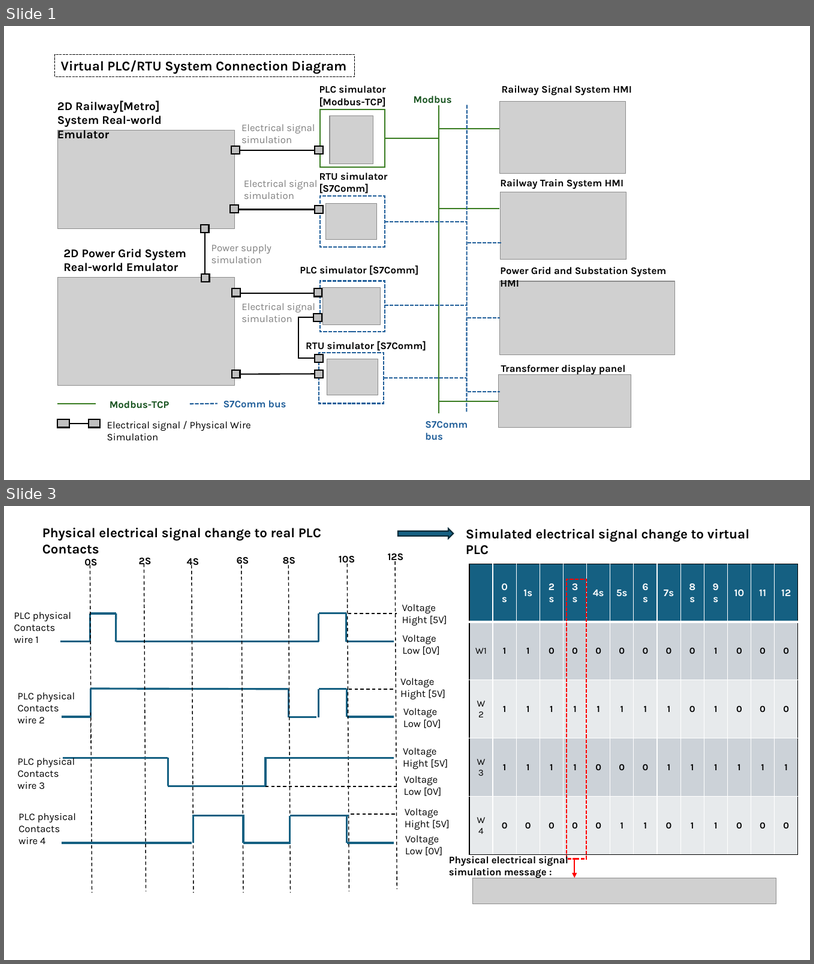
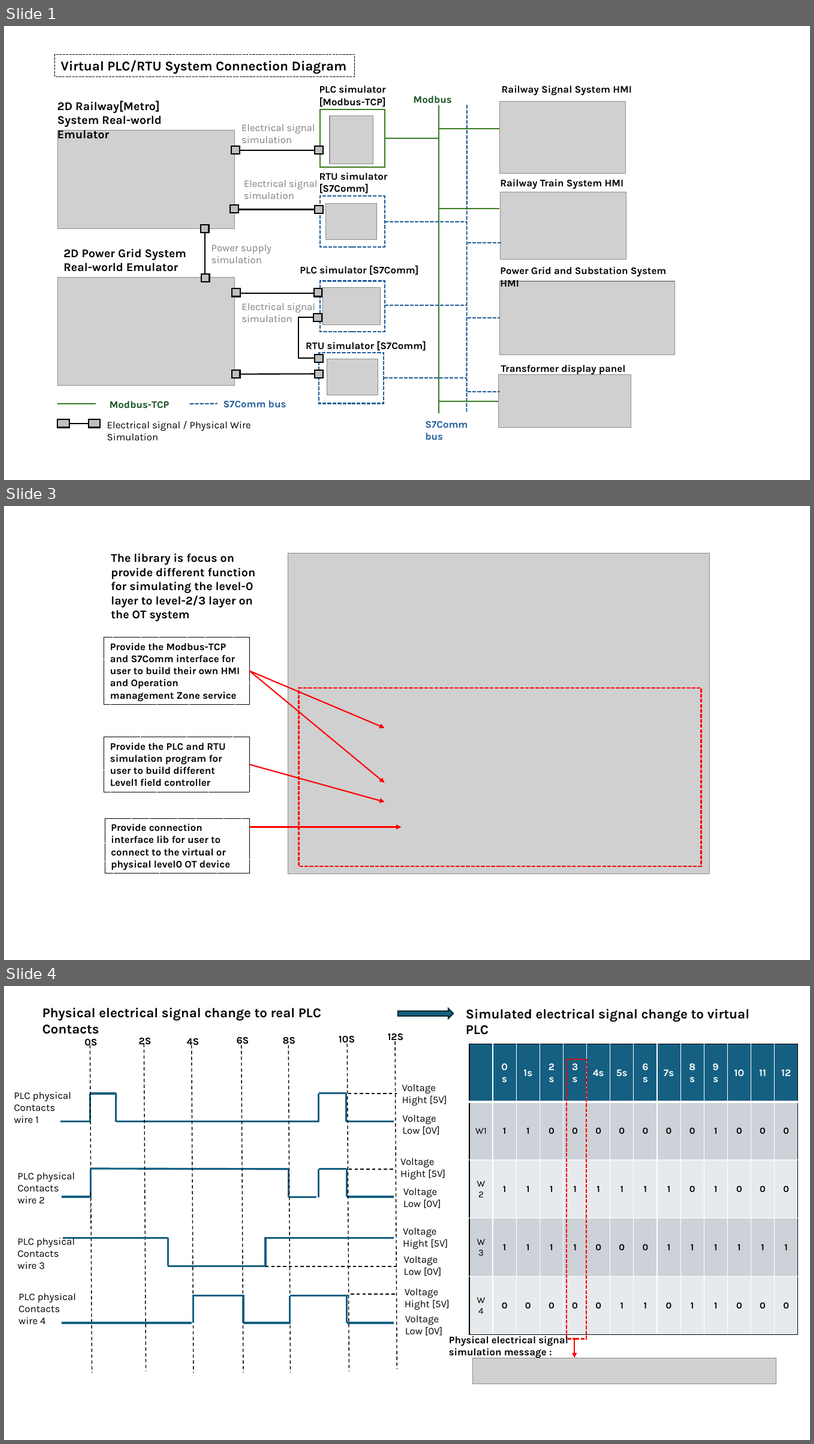
Before and after one commit to LiuYuancheng/PLC_and_RTU_Simulator, a slide deck: doc/designDoc.pptx. Shown one above the other, each under a label of ours: slides 1 and 3 before the commit, slides 1, 3 and 4 after it; the slides between them are not shown. The pictures are 814x964 and 814x1444 pixels, drawn with LibreOffice and Linux fonts; fonts in the diff are those of the drawing; grey boxes stand for pictures. Boxes give left, top, right and bottom in pixels: in the first picture for what was removed or moved away, otherwise in the second. Text is boxed around its words. In the diff, an @@ line names an element or a change of style, - is before the commit and + after.

```diff
--- a/doc/designDoc.pptx
+++ b/doc/designDoc.pptx
@@ slide 3 added at [4,506,810,960], background #FFFFFF @@
@@ text added at [111,553,256,621], 14 pt, text #000000, bold @@
+The library is focus on provide different function for simulating the level-0 layer to level-2/3 layer on the OT system
@@ picture added at [288,553,711,874] @@
@@ rectangle added at [104,637,249,705], outline #000000 0.75 pt dashed, 12 pt, text #000000, bold @@
+Provide the Modbus-TCP and S7Comm interface for user to build their own HMI and Operation management Zone service
@@ arrow added from (249, 670) to (385, 728), #FF0000 1.5 pt @@
@@ arrow added from (249, 670) to (385, 783), #FF0000 1.5 pt @@
@@ rectangle added at [299,688,702,866], outline #FF0000 1.5 pt dashed @@
@@ rectangle added at [104,736,249,792], outline #000000 0.75 pt dashed, 12 pt, text #000000, bold @@
+Provide the PLC and RTU simulation program for user to build different Level1 field controller
@@ arrow added from (249, 765) to (385, 802), #FF0000 1.5 pt @@
@@ rectangle added at [105,818,249,873], outline #000000 0.75 pt dashed, 12 pt, text #000000, bold @@
+Provide connection interface lib for user to connect to the virtual or physical level0 OT device
@@ arrow added from (249, 826) to (401, 826), #FF0000 1.5 pt @@
@@ what was slide 3 is now slide 4 @@
```
Also in this commit, not shown: 1 slide changed, 7 other files.
